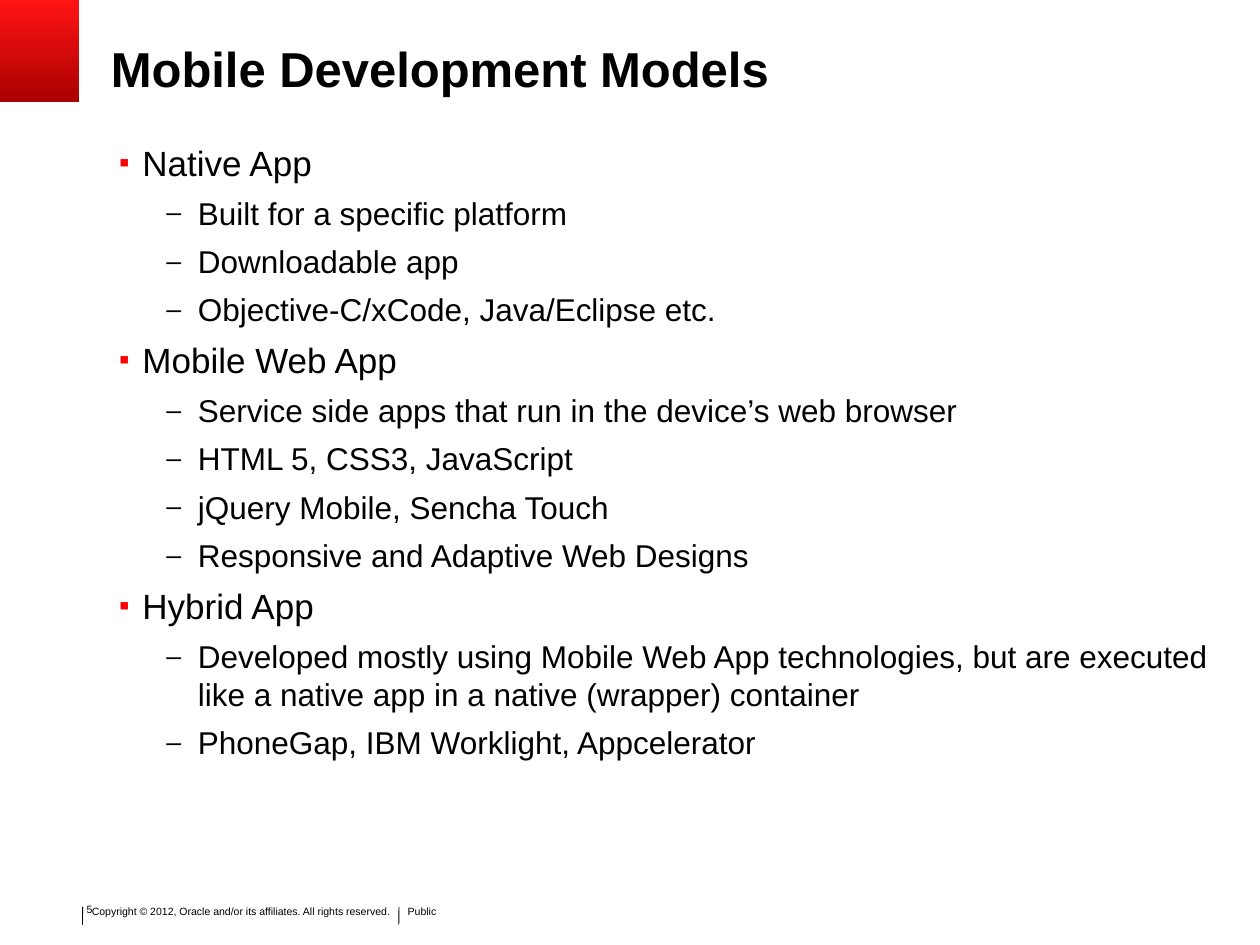
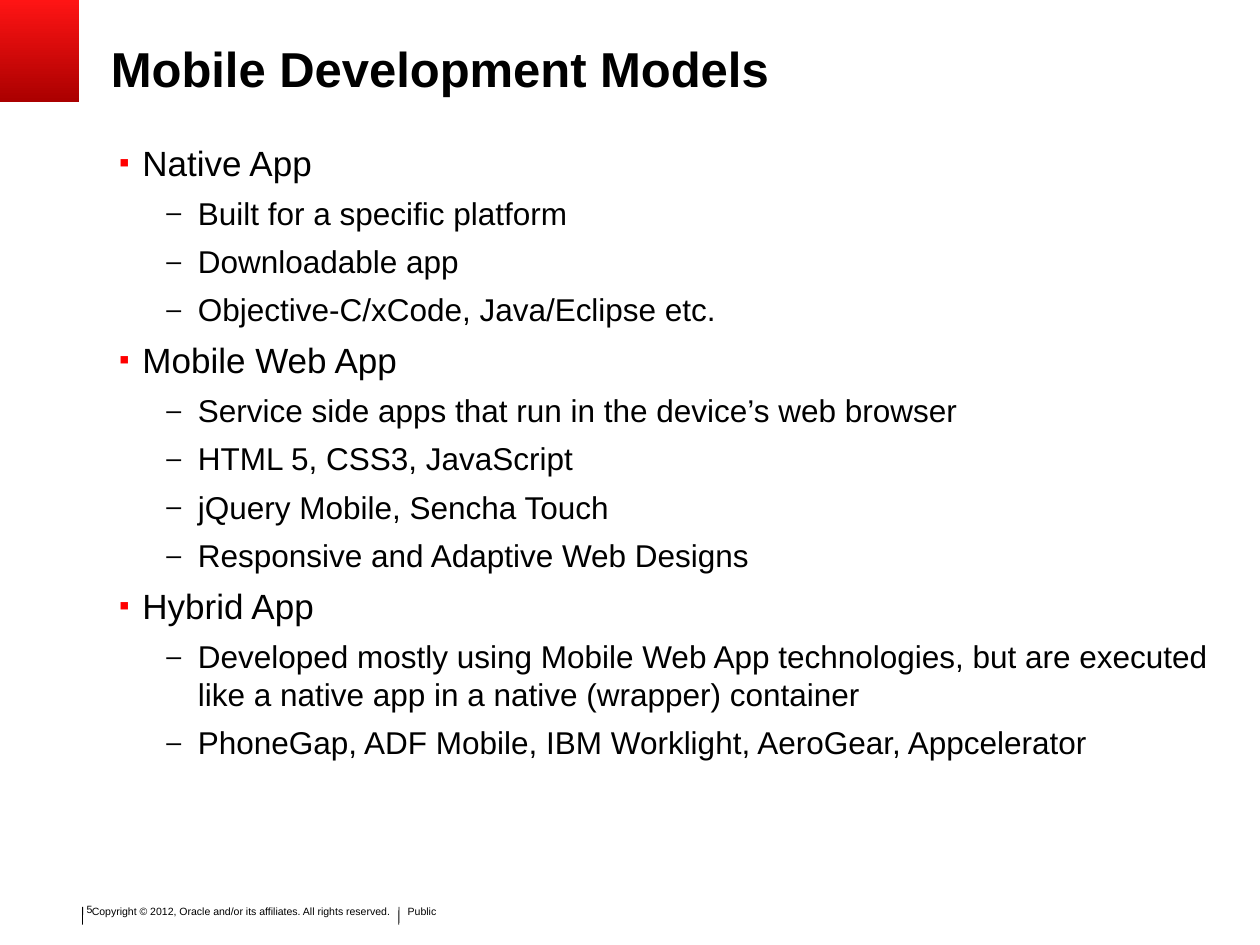
Before and after one commit to SoryBalde/javaee-mobile, a slide deck: slide 5 of javaee_mobile.ppt. Drawn at 1260x945 pixels with LibreOffice and Linux fonts; fonts in the diff are those of the drawing; background and template pictures are left out. Boxes give left, top, right and bottom in pixels: in the first picture for what was removed or moved away, otherwise in the second. Text is boxed around its words. In the diff, an @@ line names an element or a change of style, - is before the commit and + after.

```diff
--- a/javaee_mobile.ppt
+++ b/javaee_mobile.ppt
@@ text at <box>198,731,1087,760</box>: text changed @@
-  – PhoneGap, IBM Worklight, Appcelerator
+  – PhoneGap, ADF Mobile, IBM Worklight, AeroGear, Appcelerator
```
Also in this commit, not shown: 31 other slides changed, 6 slides added, 6 slides removed.
